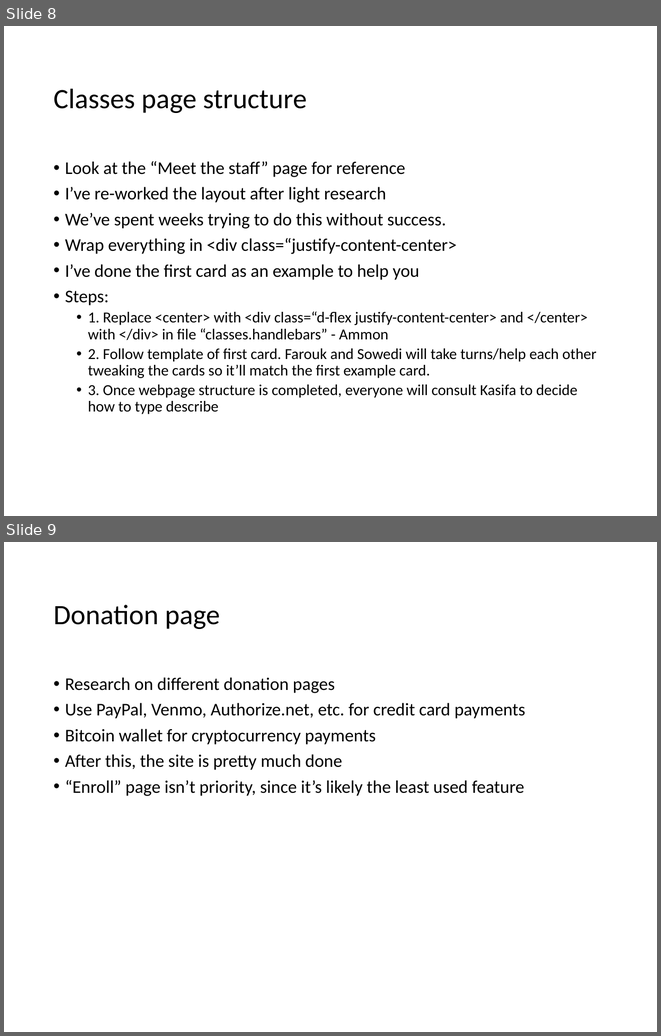
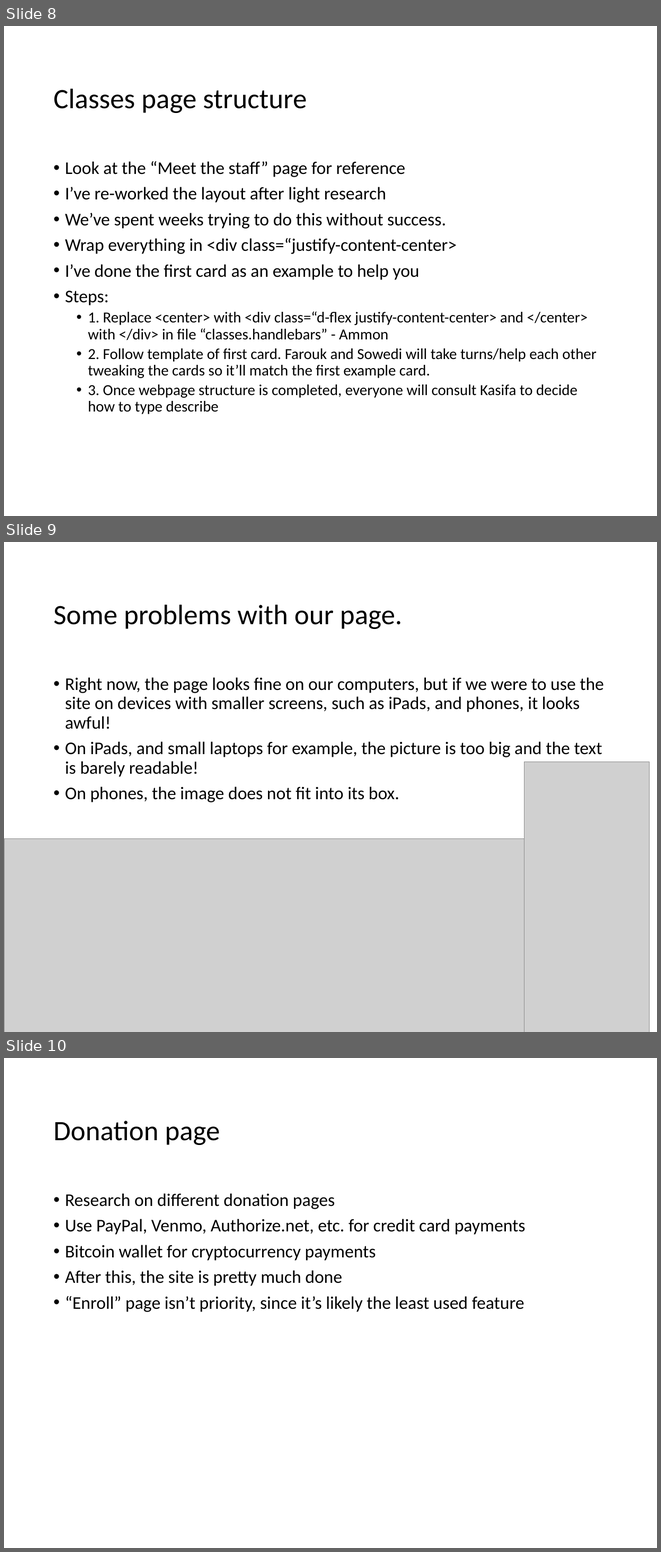
Before and after one commit to rpham2234/bfiaps, a slide deck: Mukono web development slide.pptm. Shown one above the other, each under a label of ours: slides 8 and 9 before the commit, slides 8, 9 and 10 after it. The pictures are 661x1036 and 661x1552 pixels, drawn with LibreOffice and Linux fonts; fonts in the diff are those of the drawing; grey boxes stand for pictures; background and template pictures are left out. Boxes give left, top, right and bottom in pixels: in the first picture for what was removed or moved away, otherwise in the second. Text is boxed around its words. In the diff, an @@ line names an element or a change of style, - is before the commit and + after.

Commit message:
fixed issue with Drake's picture

```diff
--- a/Mukono web development slide.pptm
+++ b/Mukono web development slide.pptm
@@ slide 9 added at [4,542,657,1032], background picture (left out) @@
@@ title added at [53,605,402,629], 44 pt, text #000000 @@
+Some problems with our page.
@@ text added at [65,677,604,802], 28 pt, text #000000 @@
+• Right now, the page looks fine on our computers, but if we were to use the site on devices with smaller screens, such as iPads, and phones, it looks awful!
+• On iPads, and small laptops for example, the picture is too big and the text is barely readable!
+• On phones, the image does not fit into its box.
@@ picture added at [524,762,649,1032] @@
@@ picture added at [4,839,524,1032] @@
@@ what was slide 9 is now slide 10 @@
```
Also in this commit, not shown: 2 other files.
